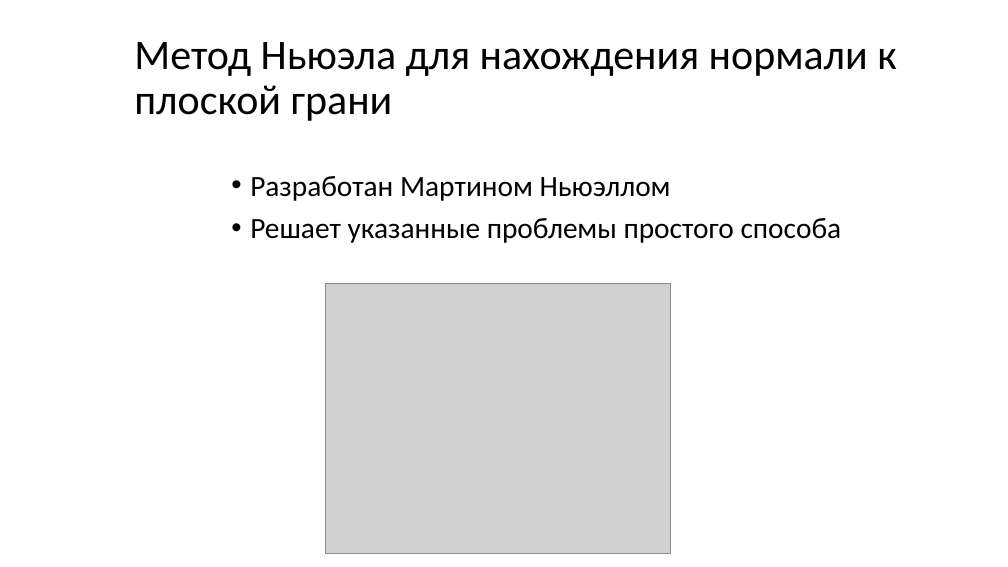
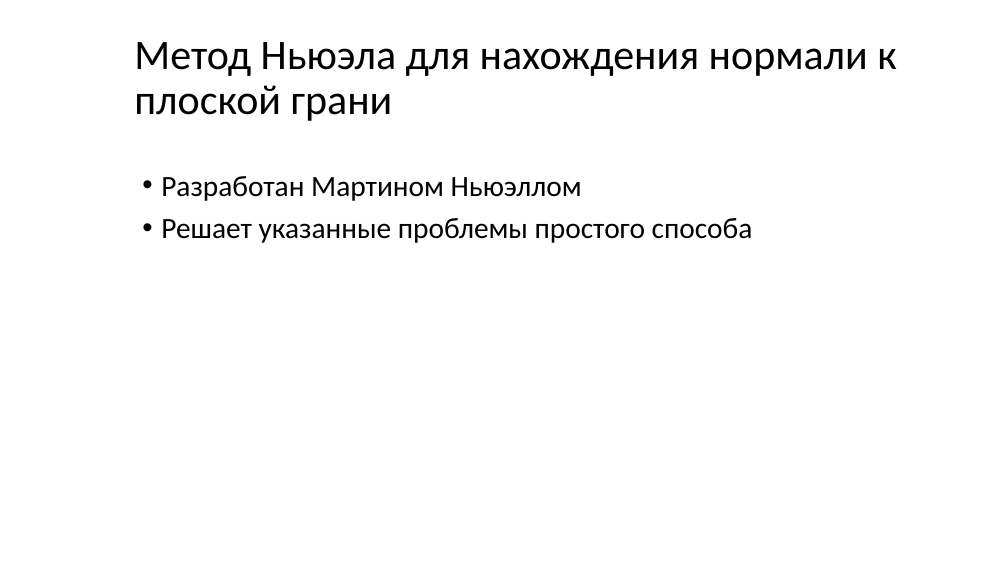
Before and after one commit to alexey-malov/cg-course, a slide deck: slide 28 of lectures/04 - Визуализация трехмерных объектов.pptx (slide 29 before the commit). Drawn at 1008x567 pixels with LibreOffice and Linux fonts; fonts in the diff are those of the drawing; grey boxes stand for pictures. Boxes give left, top, right and bottom in pixels: in the first picture for what was removed or moved away, otherwise in the second. Text is boxed around its words. In the diff, an @@ line names an element or a change of style, - is before the commit and + after.

```diff
--- a/lectures/04 - Визуализация трехмерных объектов.pptx
+++ b/lectures/04 - Визуализация трехмерных объектов.pptx
@@ text "Разработан Мартином Ньюэллом" moved from (x1=250, y1=176, x2=842, y2=243) to (x1=161, y1=176, x2=753, y2=243) @@
@@ picture removed at (x1=325, y1=284, x2=671, y2=554) @@
```
Also in this commit, not shown: 10 other slides changed, 1 slide added, 1 slide removed.
